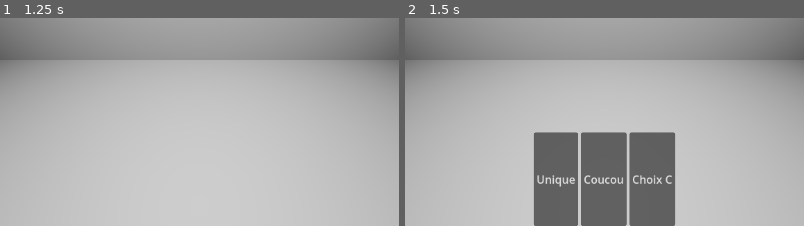
Above: before the commit, frames 1-2 (left to right).
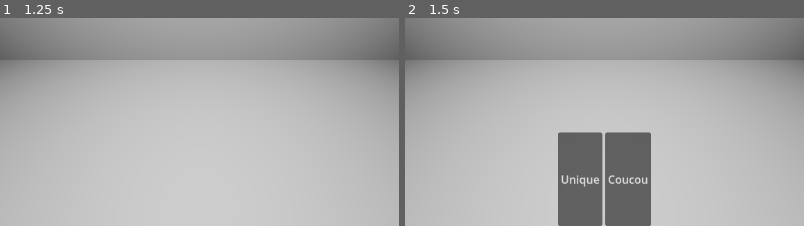
Above: after the commit, the same moments.

Repository: JungoQuentin/heroic
Game: Godot game, scene res://main.tscn
Two runs of this game, one before a commit and one after it. Both use one fixed random seed, a clock stepped at 60 frames per second and the inputs below.
Inputs:
- Up to frame 1 (1.25 s): tap Enter at 0.5 s
- Up to frame 2 (1.5 s): tap Space at 1.25 s
The pictures show only the part of the screen within x 25-75%, y 50-100%; the shares and areas given below are measured in that part.

Frame 1 is identical in both runs. In frame 2, 6.9% of the frame differs, in the area x 32-68%, y 54-100%.

Commit message:
mini refactor

Diff:
--- a/canvas_layer.gd
+++ b/canvas_layer.gd
@@ -27,6 +27,8 @@
 			i += 1
 		if i == 1: # sorry for the spaghetti
 			$ChoicesContainer.get_child(1).hide()
+			$ChoicesContainer.get_child(2).hide()
+		if i == 2: # sorry for the spaghetti
 			$ChoicesContainer.get_child(2).hide()
 		return
 	else: # is null
--- /dev/null
+++ b/intro-0.tres
@@ -0,0 +1,22 @@
+[gd_resource type="Resource" script_class="Story" format=3 uid="uid://h3oc66p8aoay"]
+
+[ext_resource type="Script" path="res://story/story.gd" id="1_gqd7n"]
+[ext_resource type="AudioStream" path="res://audio/a.mp3" id="2_ev2xm"]
+[ext_resource type="Script" uid="uid://jdmgxauo13rp" path="res://story/actions/line.gd" id="5_om4gf"]
+[ext_resource type="Script" uid="uid://bc7iicnwk64ct" path="res://story/story_node_action.gd" id="8_gr2ec"]
+
+[sub_resource type="Resource" id="Resource_23l2j"]
+script = ExtResource("5_om4gf")
+audio = ExtResource("2_ev2xm")
+metadata/_custom_type_script = "uid://jdmgxauo13rp"
+
+[sub_resource type="Resource" id="Resource_r2duy"]
+script = ExtResource("8_gr2ec")
+actionTitle = "0-01-barthointro"
+action = SubResource("Resource_23l2j")
+metadata/_custom_type_script = "uid://bc7iicnwk64ct"
+
+[resource]
+script = ExtResource("1_gqd7n")
+story_node = SubResource("Resource_r2duy")
+metadata/_custom_type_script = "uid://c1ru4mssvfreo"
--- a/story/timeline.gd
+++ b/story/timeline.gd
@@ -7,17 +7,15 @@
 func action(_action: Action) -> StoryNodeAction:
 	return StoryNodeAction.new(_action)
 
+func line(_audio: Resource) -> Line:
+	return Line.new(_audio, {})
 
 var story = StoryNodeList.new([
-	action(Line.new(
-		preload("res://audio/voices/0-06-allonsy.wav"),
-		{}
-	)),
+	# INTRODUCTION
+	# Les rideaux sont fermés
+	action(line(preload("res://audio/voices/0-01-ofatalite.wav"))),
 	choice({
-		"Unique": action(Line.new(
-			preload("res://audio/voices/0-06-allonsy.wav"),
-			{}
-		)),
+		"Unique": action(line(preload("res://audio/voices/0-06-allonsy.wav"))),
 		"Coucou": action(Action.CurtainsOpening.new())
 	}),
 ])
Not shown, changed: doc/0-intro.md
